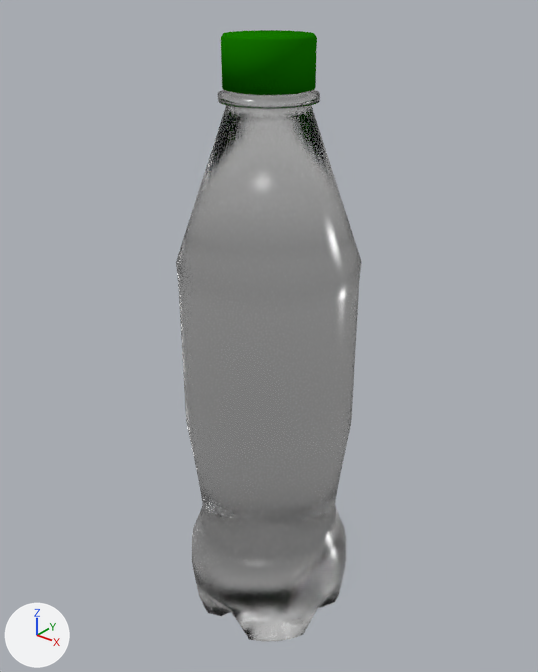
A saved change to the Blender file labs/Lab2/Sprite.blend.
Rendered twice from a 50 mm camera at (2.48, -3.05, 1.96) aimed at (-0.01, 0.06, 0.03). Every picture has the same lights, and +X, +Y and +Z are marked at lower left.
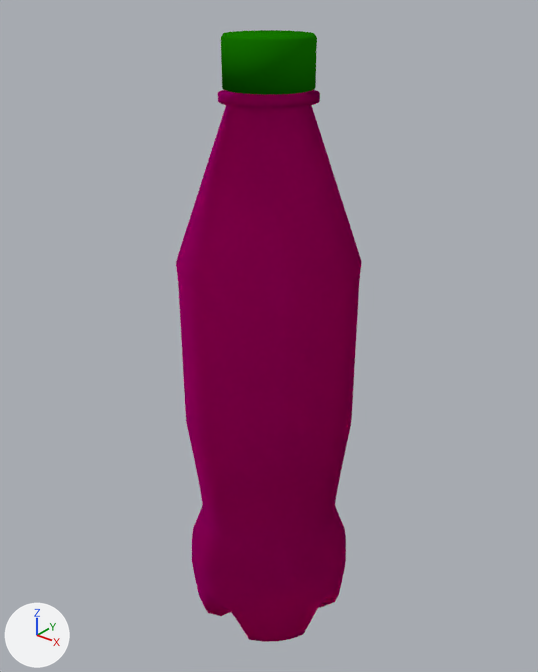
What differs and where, as boxes (x1, y1, x2, y2) in the pictures (538 x 672 px):
'Cylinder', recoloured, surface changed: (176, 87, 362, 642) in both

Patch to the scene script:
```diff
--- a/labs/Lab2/Sprite.blend.py
+++ b/labs/Lab2/Sprite.blend.py
@@ mat_plastic @@
 n1 = _N.new('ShaderNodeBsdfGlass'); n1.name = 'Glass BSDF'
 n1.distribution = 'BECKMANN'
-n1.inputs[1].default_value = 0.23  # 'Roughness'
+n1.inputs[1].default_value = 1.0  # 'Roughness'
 n1.inputs[2].default_value = 1.45  # 'IOR'
+n1.inputs[0].default_value = (1.0, 0.0, 0.533, 1.0)  # 'Color', pink #ff00c1
 _L.new(n1.outputs[0], n0.inputs[0])  # 'BSDF' to 'Surface'
```
